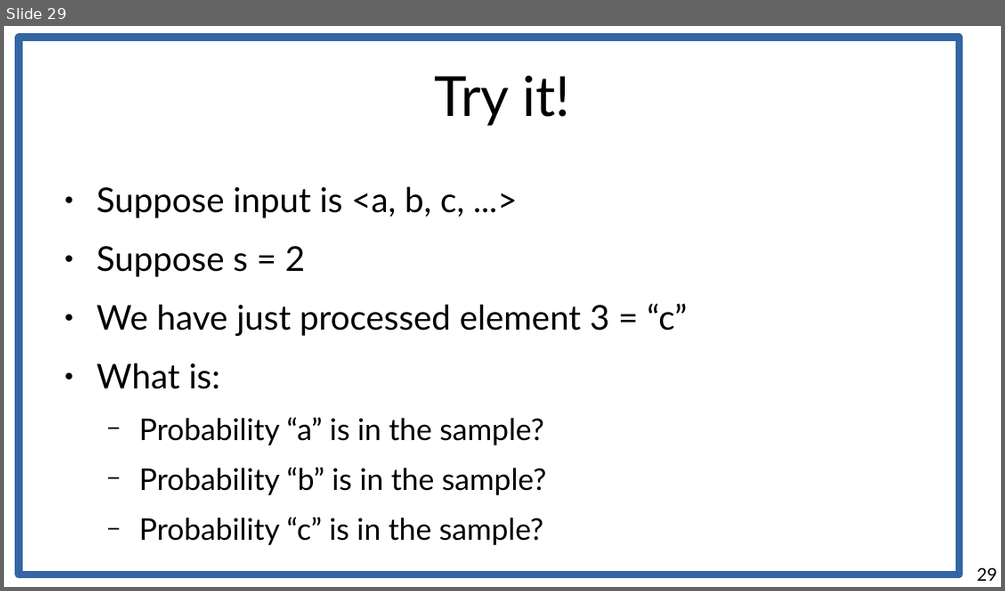
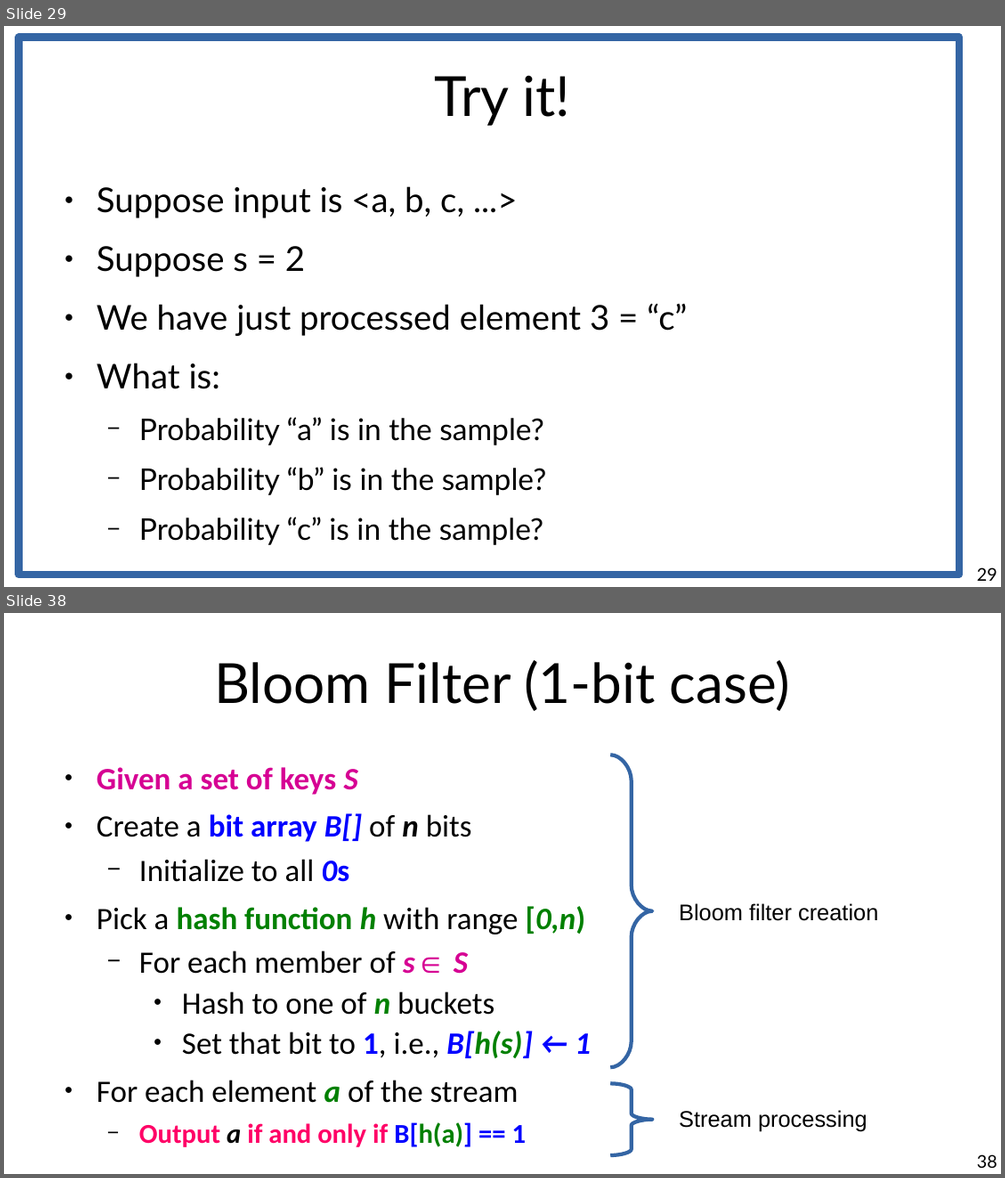
Before and after one commit to marco-calautti/data-mining-course, a slide deck: theory/tt10_streaming.odp. Shown one above the other, each under a label of ours: slide 29 before the commit, slides 29 and 38 after it; the slides between them are not shown. The pictures are 1005x591 and 1005x1178 pixels, drawn with LibreOffice and Linux fonts; fonts in the diff are those of the drawing. Boxes give left, top, right and bottom in pixels: in the first picture for what was removed or moved away, otherwise in the second. Text is boxed around its words. In the diff, an @@ line names an element or a change of style, - is before the commit and + after.

Commit message:
Up to bloom filters

```diff
--- a/theory/tt10_streaming.odp
+++ b/theory/tt10_streaming.odp
@@ slide 38 added at [4,613,1001,1174], background #FFFFFF @@
@@ title added at [214,660,790,711], 44 pt, text #000000 @@
+Bloom Filter (1-bit case)
@@ text added at [97,767,591,1147], 24.8 pt, text #000000 @@
+● Given a set of keys S
+● Create a bit array B[] of n bits
+  − Initialize to all 0s
+● Pick a hash function h with range [0,n)
+  − For each member of s∈ S
+    ● Hash to one of n buckets
+    ● Set that bit to 1, i.e., B[h(s)] ← 1
+● For each element a of the stream
+  − Output a if and only if B[h(a)] == 1
@@ freeform shape added at [611,755,653,1067], outline #3465A4 3 pt @@
@@ text added at [679,903,878,921], 18 pt, text #000000 @@
+Bloom filter creation
@@ freeform shape added at [611,1083,653,1155], outline #3465A4 3 pt @@
@@ text added at [679,1110,867,1131], 18 pt, text #000000 @@
+Stream processing
@@ page number added at [977,1154,997,1167], 14 pt, text #000000 @@
+38
```
Also in this commit, not shown: 2 slides changed, 22 other slides added.
